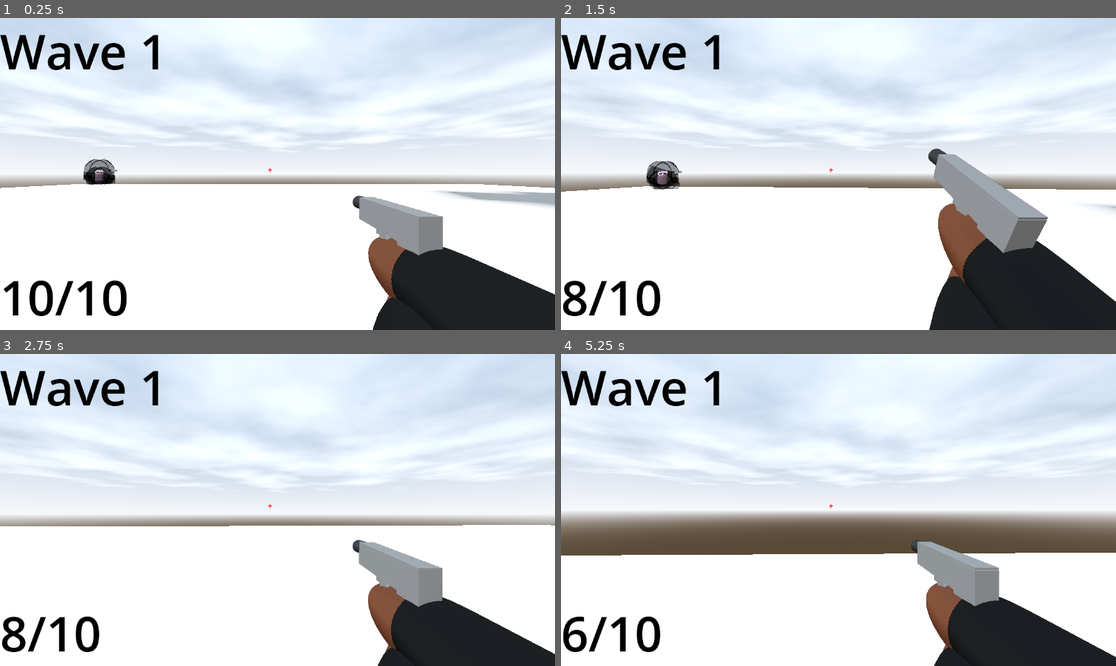
Above: before the commit, frames 1-4 (two rows, left to right).
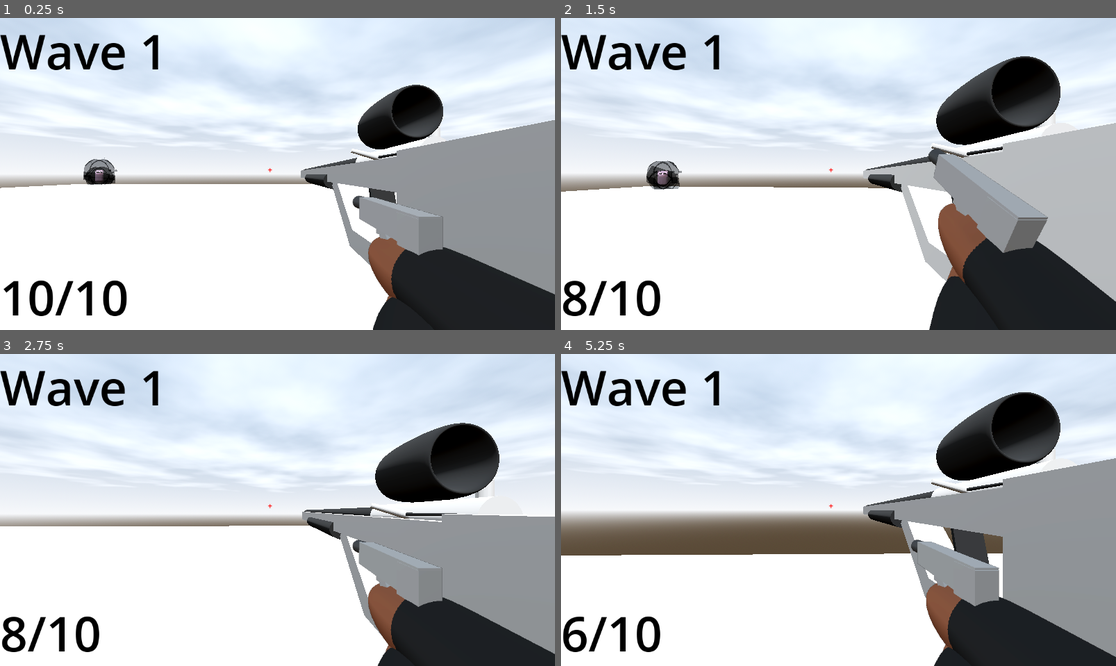
Above: after the commit, the same moments.

Repository: DylanFrenzy/The-Trials-and-Tribulations-of-Tim-Cheese
Game: Godot game, scene res://scenes/main.tscn
The game is run twice, just before and just after one commit, with the same random seed, the same clock (stepped at 60 frames per second) and the same inputs.
Inputs (mouse positions are in pixels of both pictures, inside the frame that each line leads up to):
- Up to frame 1 (0.25 s): no input
- Up to frame 2 (1.5 s): move the mouse to (866, 174) at 0.52 s; press the mouse at (866, 174) at 0.53 s; hold W (move_forward) from 0.53 s (still down); tap Space (jump) at 0.77 s; move the mouse to (810, 174) at 1.27 s; release the mouse at (810, 174) at 1.28 s; click (810, 174) at 1.35 s
- Up to frame 3 (2.75 s): keep holding W (move_forward); tap Space (jump) at 1.52 s; move the mouse to (288, 503) at 2.02 s; press the mouse at (288, 503) at 2.03 s
- Up to frame 4 (5.25 s): keep holding W (move_forward); move the mouse to (832, 516) at 2.77 s; release the mouse at (832, 516) at 2.78 s; click (832, 516) at 2.85 s; tap Space (jump) at 3.02, 3.77, 4.52 s; move the mouse to (877, 513) at 3.52 s; press the mouse at (877, 513) at 3.53 s; move the mouse to (794, 506) at 4.27 s; release the mouse at (794, 506) at 4.28 s; click (794, 506) at 4.35 s; move the mouse to (844, 510) at 5.02 s; press the mouse at (844, 510) at 5.03 s

The runs differ from the first frame. In frame 1, 15% of the frame differs, in the area x 54-100%, y 21-89%; in frame 2, 14%; in frame 3, 14%; in frame 4, 18%, in the area x 54-100%, y 12-98%.

Commit message:
Auto stash before merge of "main" and "origin/main"

Diff:
--- a/3d-project/project.godot
+++ b/3d-project/project.godot
@@ -60,3 +60,8 @@
 "events": [Object(InputEventKey,"resource_local_to_scene":false,"resource_name":"","device":-1,"window_id":0,"alt_press …(192 unchanged characters)…
 ]
 }
+zoom={
+"deadzone": 0.2,
+"events": [Object(InputEventMouseButton,"resource_local_to_scene":false,"resource_name":"","device":-1,"window_id":0,"alt_pressed":false,"shift_pressed":false,"ctrl_pressed":false,"meta_pressed":false,"button_mask":2,"position":Vector2(152, 41),"global_position":Vector2(166, 114),"factor":1.0,"button_index":2,"canceled":false,"pressed":true,"double_click":false,"script":null)
+]
+}
--- a/3d-project/scenes/gun_cam.tscn
+++ b/3d-project/scenes/gun_cam.tscn
@@ -301,6 +301,30 @@
 "update": 0,
 "values": [Vector3(1.26773, -2.90135, 0.906536)]
 }
+tracks/17/type = "value"
+tracks/17/imported = false
+tracks/17/enabled = true
+tracks/17/path = NodePath("../../Sniper Rifle:position")
+tracks/17/interp = 1
+tracks/17/loop_wrap = true
+tracks/17/keys = {
+"times": PackedFloat32Array(0),
+"transitions": PackedFloat32Array(1),
+"update": 0,
+"values": [Vector3(0, -0.0404978, -0.212393)]
+}
+tracks/18/type = "value"
+tracks/18/imported = false
+tracks/18/enabled = true
+tracks/18/path = NodePath("..:position")
+tracks/18/interp = 1
+tracks/18/loop_wrap = true
+tracks/18/keys = {
+"times": PackedFloat32Array(0),
+"transitions": PackedFloat32Array(1),
+"update": 0,
+"values": [Vector3(0.204037, -0.0969836, -0.170399)]
+}
 
 [sub_resource type="Animation" id="Animation_i371p"]
 resource_name = "Reload"
@@ -590,11 +614,40 @@
 "values": [true]
 }
 
+[sub_resource type="Animation" id="Animation_dg5pf"]
+resource_name = "Zoom"
+length = 0.7
+tracks/0/type = "value"
+tracks/0/imported = false
+tracks/0/enabled = true
+tracks/0/path = NodePath("../../Sniper Rifle:position")
+tracks/0/interp = 1
+tracks/0/loop_wrap = true
+tracks/0/keys = {
+"times": PackedFloat32Array(0, 0.7),
+"transitions": PackedFloat32Array(1, 0.233259),
+"update": 0,
+"values": [Vector3(0, -0.0404978, -0.212393), Vector3(-0.228783, -0.0990999, 0.0263968)]
+}
+tracks/1/type = "value"
+tracks/1/imported = false
+tracks/1/enabled = true
+tracks/1/path = NodePath("..:position")
+tracks/1/interp = 1
+tracks/1/loop_wrap = true
+tracks/1/keys = {
+"times": PackedFloat32Array(0, 0.7),
+"transitions": PackedFloat32Array(1, 0.233259),
+"update": 0,
+"values": [Vector3(0.204037, -0.0969836, -0.170399), Vector3(-0.0247458, -0.155586, 0.0683906)]
+}
+
 [sub_resource type="AnimationLibrary" id="AnimationLibrary_mk8an"]
 _data = {
 &"Fire": SubResource("Animation_tf6ll"),
 &"RESET": SubResource("Animation_kb61h"),
 &"Reload": SubResource("Animation_i371p"),
+&"Zoom": SubResource("Animation_dg5pf"),
 &"pull_up": SubResource("Animation_ktk0j"),
 &"put_away": SubResource("Animation_mk8an")
 }
@@ -615,9 +668,11 @@
 [sub_resource type="BoxMesh" id="BoxMesh_l3yuo"]
 
 [sub_resource type="TorusMesh" id="TorusMesh_dg5pf"]
-inner_radius = 0.355
+inner_radius = 0.659
 
 [sub_resource type="CylinderMesh" id="CylinderMesh_i371p"]
+
+[sub_resource type="BoxMesh" id="BoxMesh_dg5pf"]
 
 [node name="GunCam" type="Camera3D"]
 transform = Transform3D(-3.61999e-06, 0, -1, 0, 1, 0, 1, 0, -3.61999e-06, 0, 0, 0)
@@ -692,7 +747,7 @@
 }
 
 [node name="Sniper Rifle" type="Node3D" parent="."]
-visible = false
+transform = Transform3D(1, 0, 0, 0, 1, 0, 0, 0, 1, 0, -0.0404978, -0.212393)
 
 [node name="MeshInstance3D" type="MeshInstance3D" parent="Sniper Rifle"]
 transform = Transform3D(-0.0836861, 0, 0, 0, 0.0537959, 0, 0, 0, 1.27557, 0.222263, -0.00124715, -0.729579)
@@ -731,6 +786,7 @@
 
 [node name="MeshInstance3D7" type="MeshInstance3D" parent="Sniper Rifle"]
 transform = Transform3D(0.0932896, 8.88678e-14, 0, 0, -1.08769e-08, 0.0679092, 3.3317e-14, -0.248836, -2.9684e-09, 0.214674, -0.0237324, -0.777587)
+material_override = ExtResource("11_dg5pf")
 mesh = SubResource("CylinderMesh_6e0xu")
 
 [node name="Mag" type="MeshInstance3D" parent="Sniper Rifle"]
@@ -739,10 +795,11 @@
 
 [node name="MeshInstance3D4" type="MeshInstance3D" parent="Sniper Rifle"]
 transform = Transform3D(0.0502265, 0, 0, 0, -1.74026e-08, -0.0502265, 0, 0.398126, -2.19547e-09, 0.22594, 0.101042, -0.184115)
+material_override = ExtResource("11_dg5pf")
 mesh = SubResource("TorusMesh_dg5pf")
 
 [node name="MeshInstance3D5" type="MeshInstance3D" parent="Sniper Rifle"]
-transform = Transform3D(0.0171841, 0, 0, 0, 0.0386572, 0, 0, 0, 0.0171841, 0.262546, 0.0401204, -0.128511)
+transform = Transform3D(0.0171841, 0, 0, 0, 0.0386572, 0, 0, 0, 0.0171841, 0.262546, 0.0371669, -0.128511)
 mesh = SubResource("CylinderMesh_i371p")
 
 [node name="MeshInstance3D8" type="MeshInstance3D" parent="Sniper Rifle"]
@@ -750,5 +807,20 @@
 mesh = SubResource("CylinderMesh_i371p")
 
 [node name="MeshInstance3D9" type="MeshInstance3D" parent="Sniper Rifle"]
-transform = Transform3D(0.0171841, 0, 0, 0, 0.0386572, 0, 0, 0, 0.0171841, 0.262546, 0.0401204, -0.234188)
+transform = Transform3D(0.0171841, 0, 0, 0, 0.0386572, 0, 0, 0, 0.0171841, 0.262546, 0.0378029, -0.234188)
 mesh = SubResource("CylinderMesh_i371p")
+
+[node name="MeshInstance3D10" type="MeshInstance3D" parent="Sniper Rifle"]
+transform = Transform3D(-0.0853378, 0, 0, 0, 0.141663, -0.0340628, 0, -0.16446, -0.0293411, 0.224412, -0.0923647, -0.366313)
+mesh = SubResource("BoxMesh_dg5pf")
+
+[node name="MeshInstance3D11" type="MeshInstance3D" parent="Sniper Rifle"]
+transform = Transform3D(-0.0853378, 0, 0, 0, -0.00473895, -0.0449468, 0, -0.21701, 0.000981526, 0.224412, -0.156931, -0.19117)
+mesh = SubResource("BoxMesh_dg5pf")
+skeleton = NodePath("../..")
+
+[node name="MeshInstance3D12" type="MeshInstance3D" parent="Sniper Rifle"]
+transform = Transform3D(-0.0506665, 0, 0, 0, 0.122155, 0.00199292, 0, -0.0356073, 0.00683695, 0.224412, -0.0379331, -0.225857)
+material_override = ExtResource("11_dg5pf")
+mesh = SubResource("BoxMesh_dg5pf")
+skeleton = NodePath("../..")
